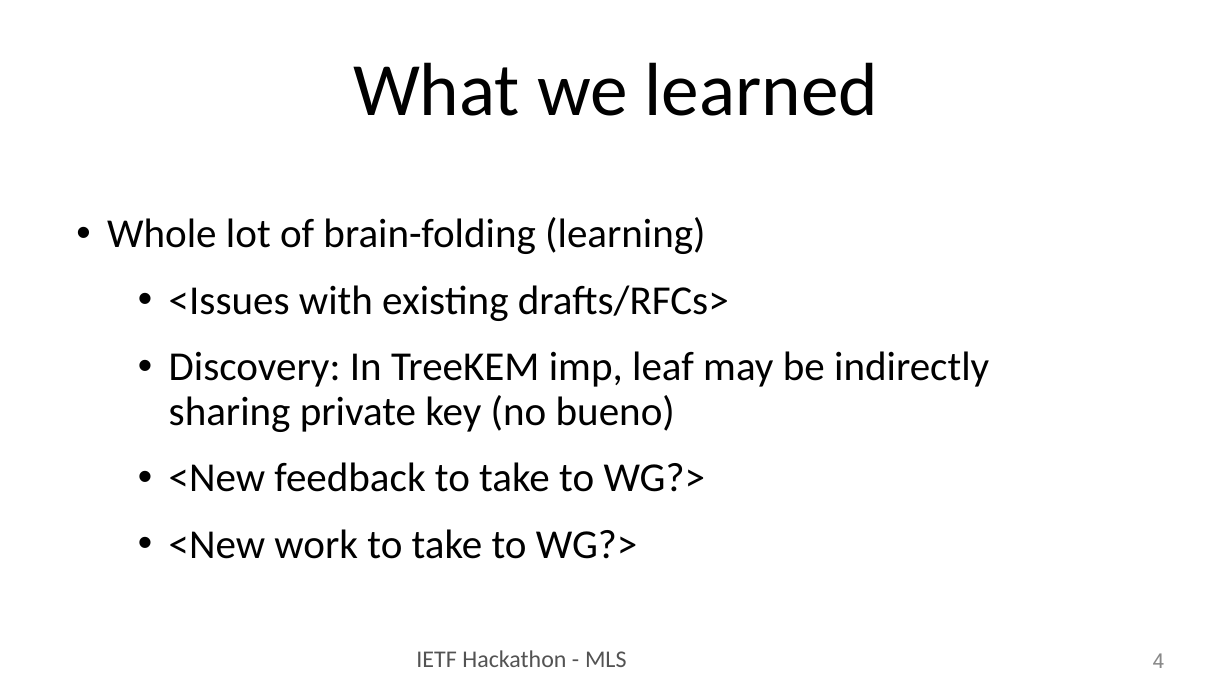
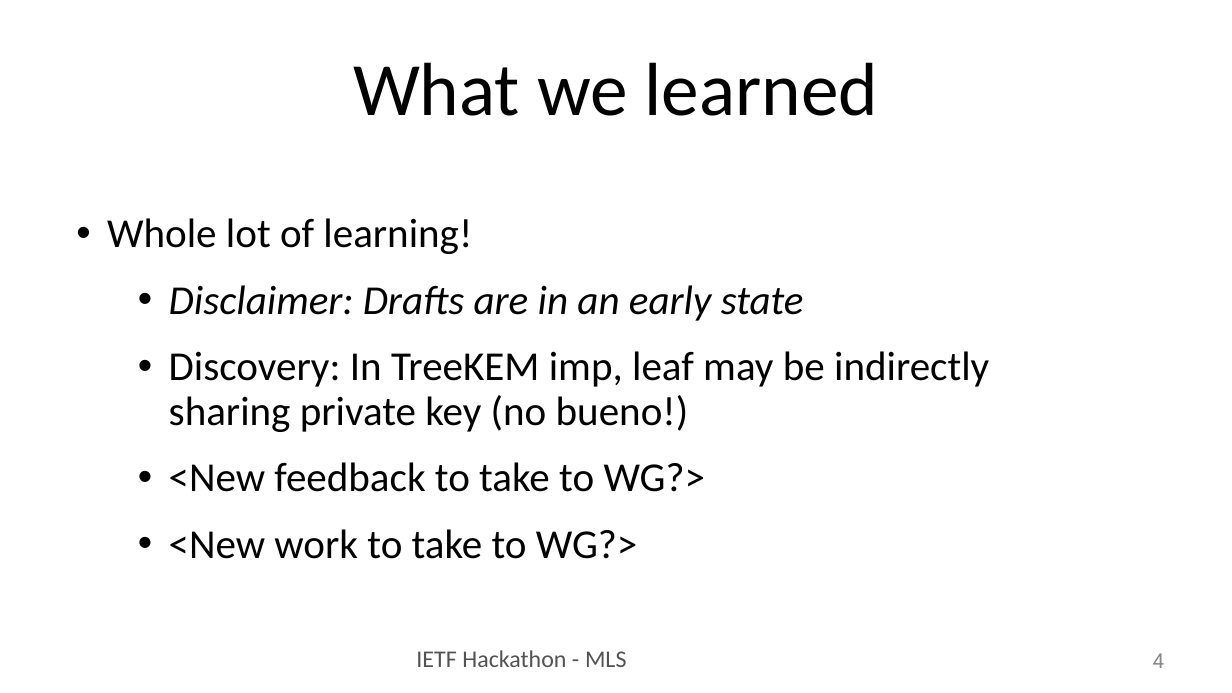
Before and after one commit to IETF-Hackathon/ietf102-project-presentations, a slide deck: slide 4 of hackathon-presentation-MLS.pptx. Drawn at 1232x693 pixels with LibreOffice and Linux fonts; fonts in the diff are those of the drawing. Boxes give left, top, right and bottom in pixels: in the first picture for what was removed or moved away, otherwise in the second. Text is boxed around its words. In the diff, an @@ line names an element or a change of style, - is before the commit and + after.

```diff
--- a/hackathon-presentation-MLS.pptx
+++ b/hackathon-presentation-MLS.pptx
@@ text at (x1=107, y1=218, x2=989, y2=432): text changed @@
-• Whole lot of brain-folding (learning)
-  • <Issues with existing drafts/RFCs>
-  • Discovery: In TreeKEM imp, leaf may be indirectly sharing private key (no bueno)
+• Whole lot of learning!
+  • Disclaimer: Drafts are in an early state
+  • Discovery: In TreeKEM imp, leaf may be indirectly sharing private key (no bueno!)
```
Also in this commit, not shown: 3 other slides changed.
